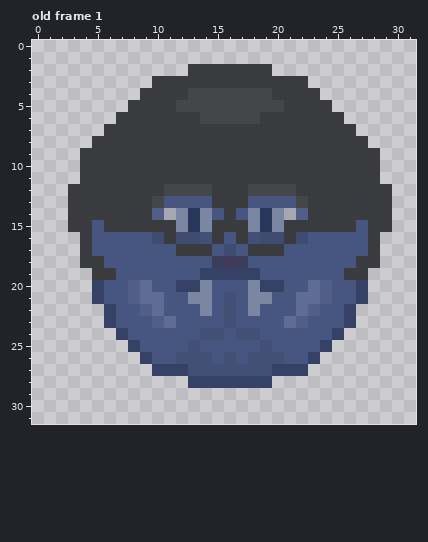
Edited in one commit: pixel-art file (Assets/Sprites/Player/player_other.aseprite). That is the earlier state.
32x32 pixels, 1 frame. Colours within 5 levels of each other are drawn and written as one. Shown: old frame 1. The commit also changed other frames, which this record leaves out.
The result:
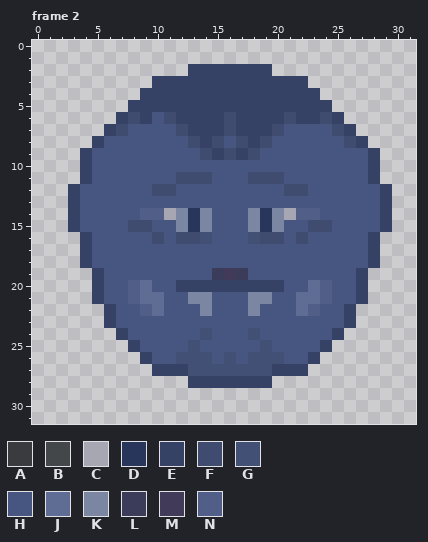
Palette (. is transparent): A #393b3e  B #44474a  C #a6a7b3  D #28365c  E #354266  F #404c6f  G #435076  H #475680  J #5f6d95  K #7b86a3  L #3b3c59  M #413b59  N #505e88
A new or re-ordered frame is compared with the old frame closest to it.
The exact change:
frames 1 -> 3
layer "Hats" now hidden
--- frame 2 is new; against old frame 1
@@ x 0..31 @@
  1 ................................
- 2 .............AAAAAAA............
- 3 ..........AAAAAAAAAAAAA.........
- 4 .........AAAABBBBBBBAAAA........
- 5 ........AAAABBBBBBBBBAAAA.......
- 6 .......AAAAAAABBBBBAAAAAAA......
- 7 ......AAAAAAAAAAAAAAAAAAAAA.....
- 8 .....AAAAAAAAAAAAAAAAAAAAAAA....
- 9 ....AAAAAAAAAAAAAAAAAAAAAAAAA...
-10 ....AAAAAAAAAAAAAAAAAAAAAAAAA...
-11 ....AAAAAAAAAAAAAAAAAAAAAAAAA...
-12 ...AAAAAAAABBBBAAABBBBAAAAAAAA..
-13 ...AAAAAAABHHHHAAAHHHHBAAAAAAA..
-14 ...AAAAAAANCKDKHAHKDKCNAAAAAAA..
-15 ...AAHAAAAAAKDKAAAKDKAAAAAAHAA..
-16 ....AHHHHHFAFFGAHAGFFAFHHHHHA...
-17 ....AHHHHHHHAAAHFHAAAHHHHHHHA...
-18 ....AAHHHHHHHHHLMLHHHHHHHHHAA...
-19 .....AAHHHHHHHEEEEEHHHHHHHAA....
-20 .....EHHNJHHEEKHHHKEEHHJNHHE....
-21 .....EHHNJJHHKKHGHKKHHJJNHHE....
-22 ......EHHNJHHHKHGHKHHHJNHHE.....
-23 ......EHHHNJHHHHGHHHHJNHHHE.....
-24 .......EHHHHHHGGHGGHHHHHHE......
+ 2 .............EEEEEEE............
+ 3 ..........EEEEEEEEEEEEE.........
+ 4 .........EEEEEEEEEEEEEEE........
+ 5 ........EEEEEEEEEEEEEEEEE.......
+ 6 .......EFEHFEEEEFEEEEFEEFE......
+ 7 ......EFHHHHFEEEFEEEFHHHHFE.....
+ 8 .....EHHHHHHHFEFHFEFHHHHHHFE....
+ 9 ....EHHHHHHHHHFEFEFHHHHHHHHHE...
+10 ....EHHHHHHHHHHHHHHHHHHHHHHHE...
+11 ....EHHHHHHHFFFHHHFFFHHHHHHHE...
+12 ...EHHHHHHFFHHHHHHHHHFFHHHHHHE..
+13 ...EHHHHHHHHHHHHHHHHHHHHHHHHHE..
+14 ...EHHHHHNNCKDKHHHKDKCNNHHHHHE..
+15 ...EHHHHFFHHKDKHHHKDKHHFFHHHHE..
+16 ....EHHHHHFHFFGHHHGFFHFHHHHHE...
+17 ....EHHHHHHHHHHHHHHHHHHHHHHHE...
+18 ....EHHHHHHHHHHHHHHHHHHHHHHHE...
+19 .....EHHHHHHHHHLMLHHHHHHHHHE....
+20 .....EHHNJHHEEEEEEEEEHHJNHHE....
+21 .....EHHNJJHHKKHHHKKHHJJNHHE....
+22 ......EHHNJHHHKHHHKHHHJNHHE.....
+23 ......EHHHHHHHHHHHHHHHHHHHE.....
+24 .......EHHHHHHGHHHGHHHHHHE......
 25 ........EHHHHGHHHHHGHHHHE.......
Boxes around the changes in both pictures, in picture pixels (x1, y1, x2, y2):
changed: (68, 64, 392, 340)
